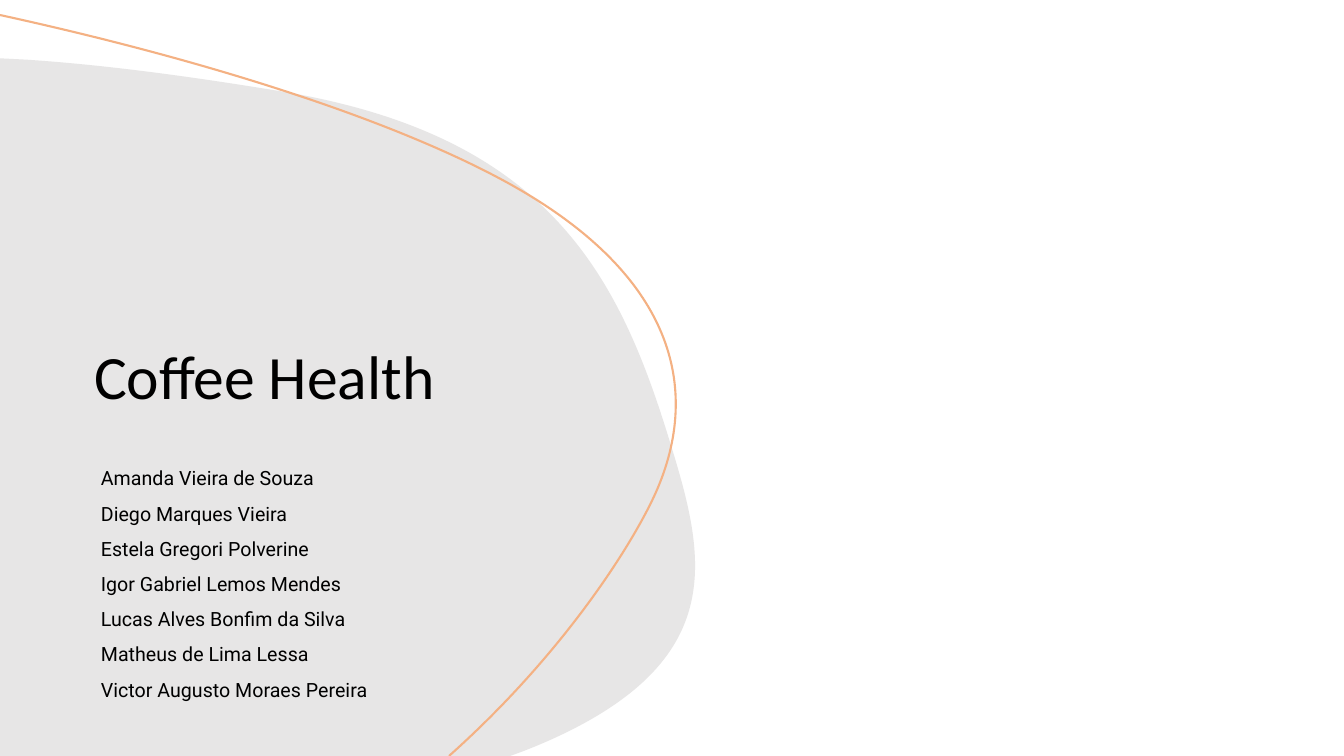
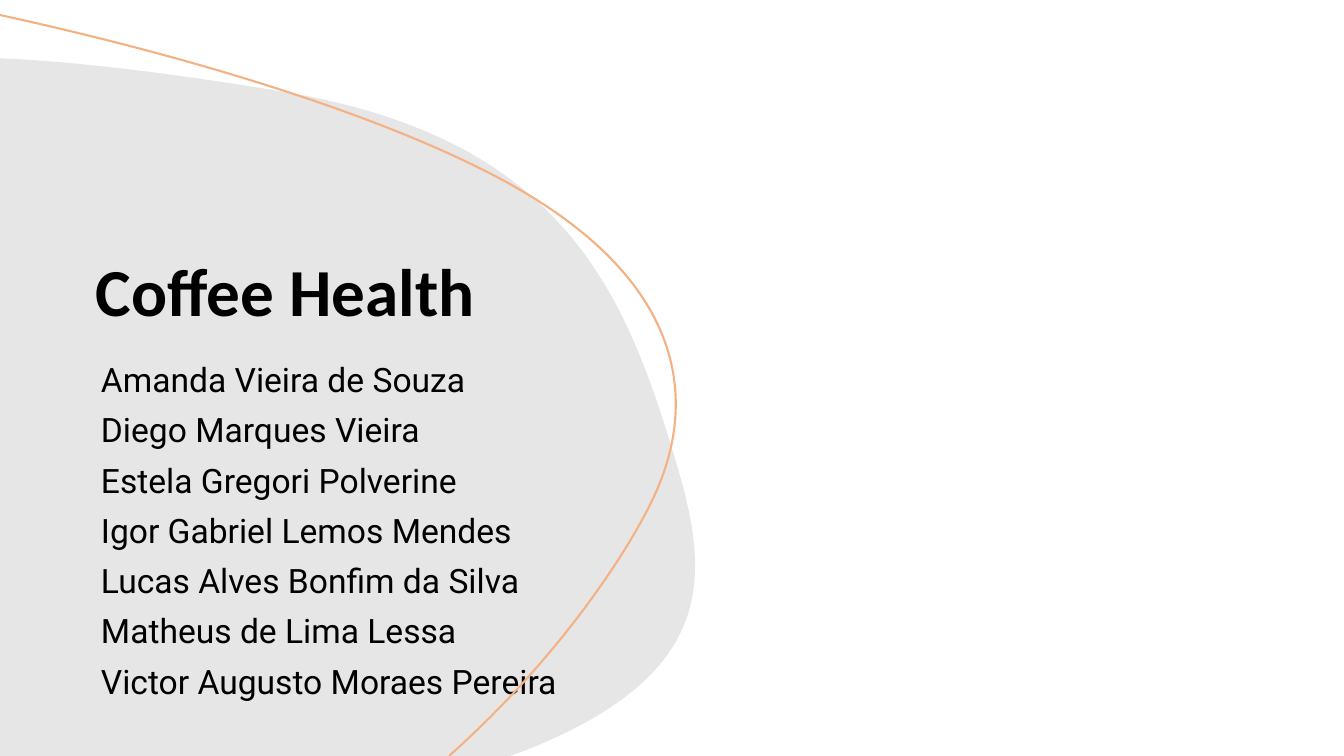
Before and after one commit to estela-polverini/Coffee-Health, a slide deck: slide 1 of Sprint1/Arquivos-Office-Sprint1/Coffee Health - Apresentacao.pptx. Drawn at 1344x756 pixels with LibreOffice and Linux fonts; fonts in the diff are those of the drawing; background and template pictures are left out. Boxes give left, top, right and bottom in pixels: in the first picture for what was removed or moved away, otherwise in the second. Text is boxed around its words. In the diff, an @@ line names an element or a change of style, - is before the commit and + after.

```diff
--- a/Sprint1/Arquivos-Office-Sprint1/Coffee Health - Apresentacao.pptx
+++ b/Sprint1/Arquivos-Office-Sprint1/Coffee Health - Apresentacao.pptx
@@ title "Coffee Health": place and size @@
-title "Coffee Health" at [94, 356, 434, 400]
+title "Coffee Health" at [96, 269, 475, 317]
@@ title "Coffee Health" at [96, 269, 475, 317]: size 44 to 48 pt, bold on @@
@@ subtitle "Amanda Vieira de Souza" at [101, 366, 557, 702]: size 14 to 24 pt @@
```
Also in this commit, not shown: 1 other slide changed, 1 slide added, 1 slide removed.
